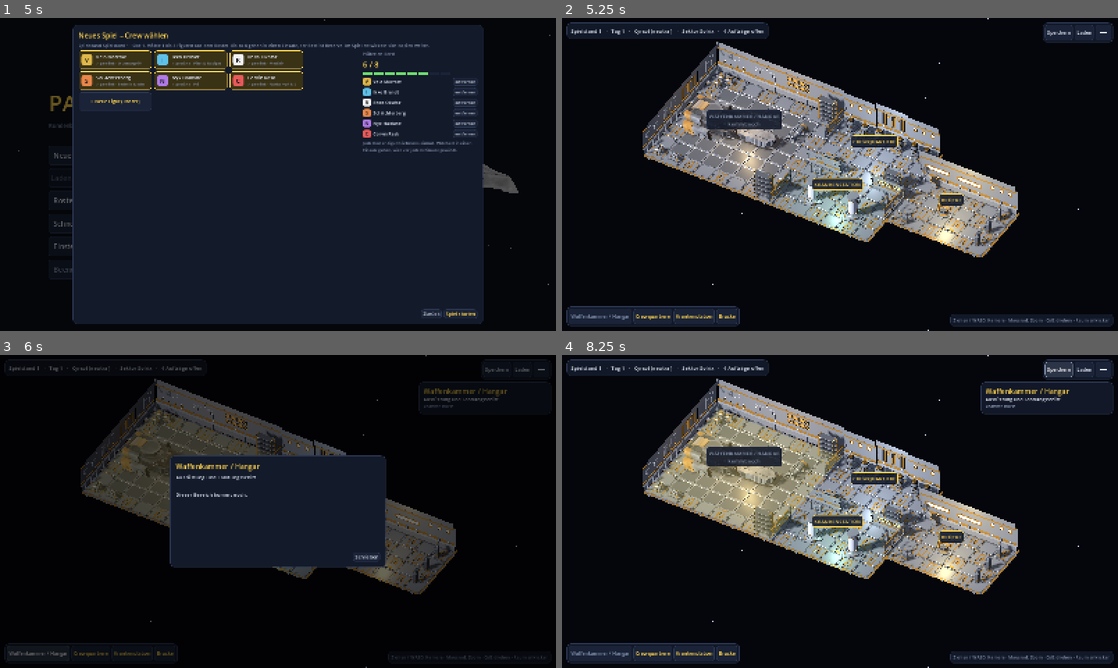
Above: before the commit, frames 1-4 (two rows, left to right).
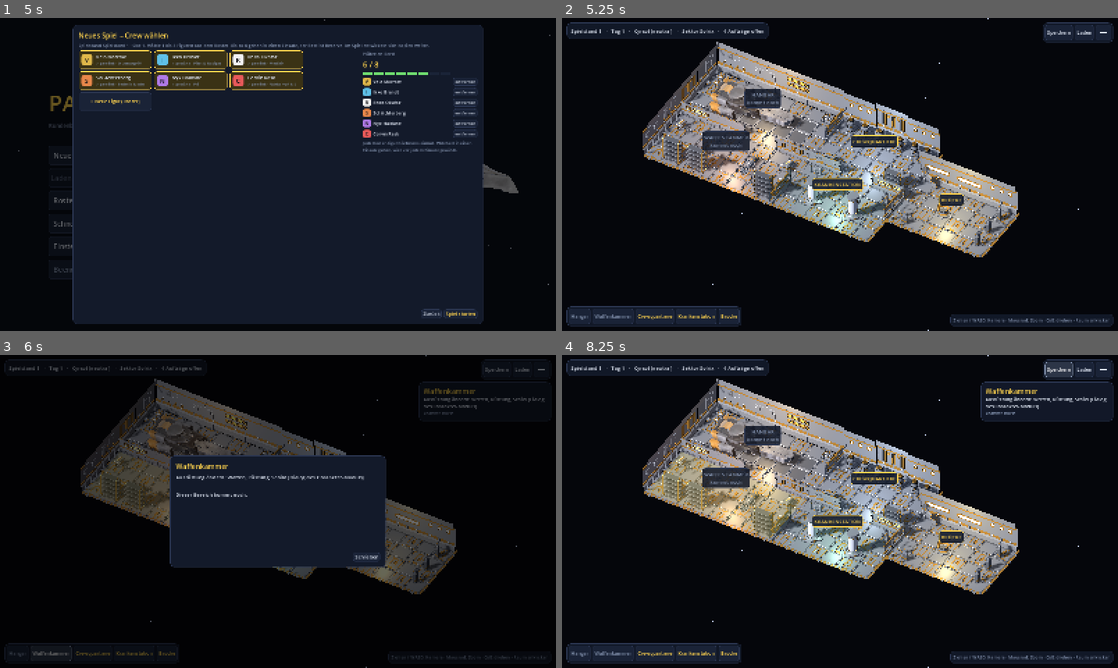
Above: after the commit, the same moments.

Repository: guenterpayer-sketch/past_the_Frontire
Game: Godot game, scene res://start.tscn
Same seed, same stepped clock (60 frames per second), same inputs: the game is played once before the commit and once after it.
Inputs (mouse positions are in pixels of both pictures, inside the frame that each line leads up to):
- Up to frame 1 (5 s): click "Neues Spiel" at 0.5 s; click "Neues Spiel" at 1.25 s; click "Roster" at 2 s; click "Schnellkampf (Bodenkampf ohne…" at 2.75 s; click "Einstellungen" at 3.5 s; click "Hier beginnen" at 4.25 s
- Up to frame 2 (5.25 s): click "Spiel starten" at 5 s
- Up to frame 3 (6 s): click (38, 652) at 5.75 s, where only the run before the commit has a clickable "Waffenkammer / Hangar"
- Up to frame 4 (8.25 s): click (578, 652) at 6.5 s, where only the run after the commit has a clickable "Hangar"; click (612, 652) at 7.25 s, where only the run after the commit has a clickable "Waffenkammer"; click "Speichern" at 8 s

Frame 1 is identical in both runs. In frame 2, 6.0% of the frame differs, in the area x 1-51%, y 14-99%; in frame 3, 2.3%; in frame 4, 7.2%, in the area x 1-100%, y 10-99%.

Commit message:
Schiff: Waffenkammer und Hangar als getrennte Räume
- Raum „Waffenkammer / Hangar“ aufgeteilt (Entscheidung des Nutzers):
  Waffenkammer (Regale, Werkbank) und Hangar (Landungsschiff), Durchgang
- Waffenkammer bleibt „kommt noch“, bis der Ausrüstungsdialog des
  Charakter-Moduls in main ist

Co-Authored-By: Claude Opus 5.5 <noreply@anthropic.com>
Claude-Session: https://claude.ai/code/session_015VHWMVai1ipqzyAu9WaY8c

Diff:
--- a/godot/view/ship_view.gd
+++ b/godot/view/ship_view.gd
@@ -12,8 +12,10 @@
 
 ## Räume (Meter: x entlang des Schiffs, z quer). ready = schon nutzbar, sonst „kommt noch“.
 const ROOMS := [
-	{"id": &"hangar", "name": "Waffenkammer / Hangar", "rect": Rect2(0, 0, 16, 16), "ready": false,
-		"text": "Ausrüstung und Landungsschiff.", "light": Color(1.0, 0.85, 0.6)},
+	{"id": &"hangar", "name": "Hangar", "rect": Rect2(0, 0, 16, 8), "ready": false,
+		"text": "Landungsschiff.", "light": Color(1.0, 0.85, 0.6)},
+	{"id": &"armory", "name": "Waffenkammer", "rect": Rect2(0, 8, 16, 8), "ready": false,
+		"text": "Ausrüstung ändern: Waffen, Rüstung, Schild (Dialog des Charakter-Moduls).", "light": Color(1.0, 0.75, 0.55)},
 	{"id": &"quarters", "name": "Crewquartiere", "rect": Rect2(16, 0, 12, 8), "ready": true,
 		"text": "Crew ansehen: Ränge kaufen, Eigenschaften steigern, freie EP einzahlen, Charakterbögen.", "light": Color(0.75, 0.85, 1.0)},
 	{"id": &"medbay", "name": "Krankenstation", "rect": Rect2(16, 8, 12, 8), "ready": true,
@@ -23,7 +25,7 @@
 ]
 
 ## Durchgänge in Zwischenwänden: Mittelpunkt der 4-m-Kante
-const DOORS := [Vector2(16, 6), Vector2(16, 10), Vector2(28, 6), Vector2(22, 8)]
+const DOORS := [Vector2(16, 6), Vector2(16, 10), Vector2(28, 6), Vector2(22, 8), Vector2(10, 8)]
 ## Außenwände mit Fenstern (Mittelpunkt der Kante -> Modell)
 const WINDOWS := {Vector2(40, 6): "threewindows_wall_sidea", Vector2(40, 10): "threewindows_wall_sidea",
 	Vector2(30, 4): "longwindow_wall_sidea", Vector2(34, 4): "longwindow_wall_sidea", Vector2(38, 4): "smallwindows_wall_sidea",
@@ -47,13 +49,14 @@
 	["props_base", 24.5, 13.0, 0.0, 1.0], ["props_pod", 24.5, 13.0, 0.0, 0.8],
 	["props_vessel_tall", 17.0, 9.2, 0.0, 1.0], ["props_vessel", 17.6, 9.2, 0.0, 1.0], ["props_vessel_tall", 18.2, 9.2, 0.0, 1.0],
 	["props_computersmall", 27.0, 10.0, -90.0, 1.0],
-	# Hangar: Landungsschiff, Waffenregale, Kisten
-	["dropship_insurgent", 6.5, 8.0, 90.0, 1.0],
-	["props_shelf_tall", 14.4, 1.0, 0.0, 1.0], ["props_shelf_tall", 14.4, 15.0, 180.0, 1.0],
-	["props_laser", 13.0, 5.0, -90.0, 0.8],
+	# Hangar: Landungsschiff, Kisten
+	["dropship_insurgent", 7.0, 4.0, 90.0, 0.9],
 	["props_crate", 1.2, 1.2, 0.0, 1.0], ["props_crate", 2.2, 1.2, 15.0, 1.0], ["props_crate", 1.4, 2.2, -10.0, 1.0],
-	["props_cratelong", 1.2, 14.6, 90.0, 1.0], ["props_containerfull", 3.2, 14.8, 0.0, 1.0],
-	["props_chest", 12.8, 13.0, 90.0, 1.0],
+	["props_containerfull", 14.6, 1.2, 0.0, 1.0],
+	# Waffenkammer: Waffenregale, Werkbank, Kisten
+	["props_shelf_tall", 3.0, 15.0, 180.0, 1.0], ["props_shelf_tall", 6.0, 15.0, 180.0, 1.0], ["props_shelf_tall", 14.4, 15.0, 180.0, 1.0],
+	["props_laser", 11.0, 12.0, -90.0, 0.8],
+	["props_cratelong", 1.2, 10.0, 90.0, 1.0], ["props_chest", 14.6, 10.0, 90.0, 1.0],
 ]
 
 var _walls: Array[Dictionary] = []     # {full, low, normal}
Not shown, changed: docs/module/hub.md
Not shown, changed: godot/README.md
